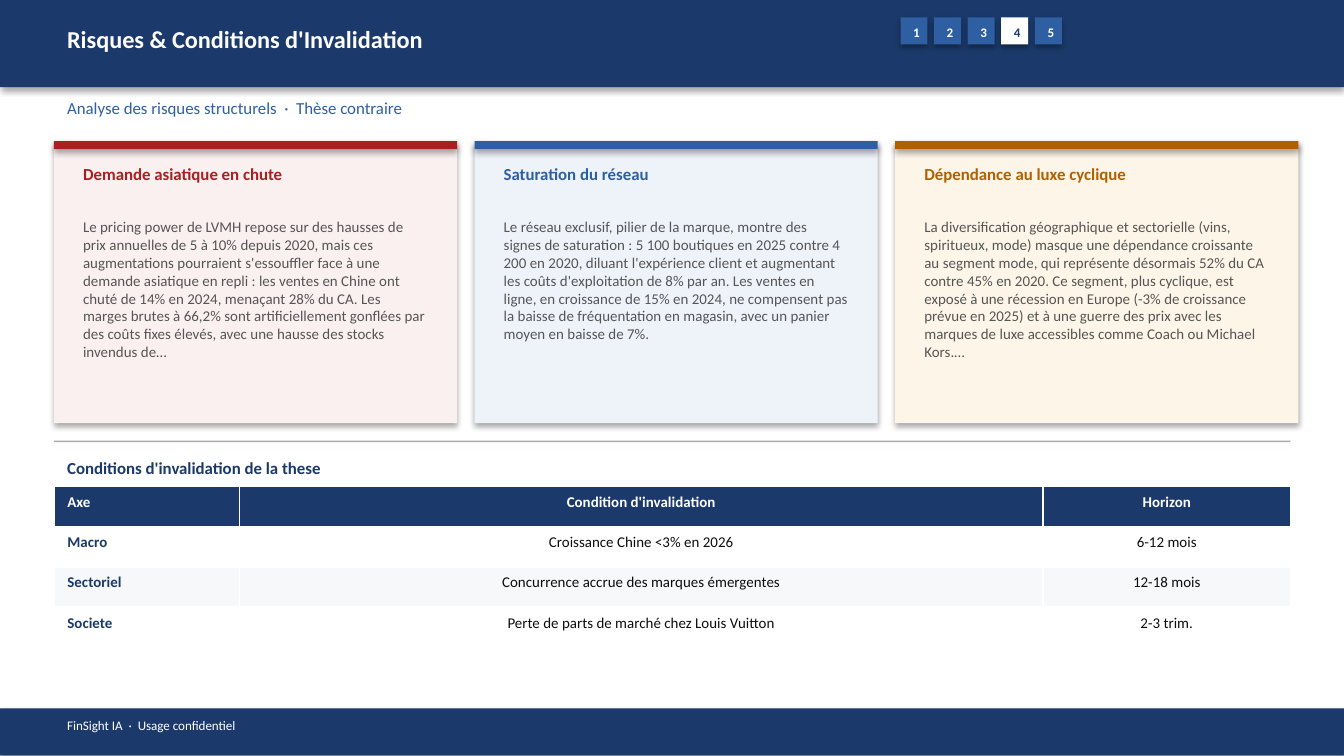
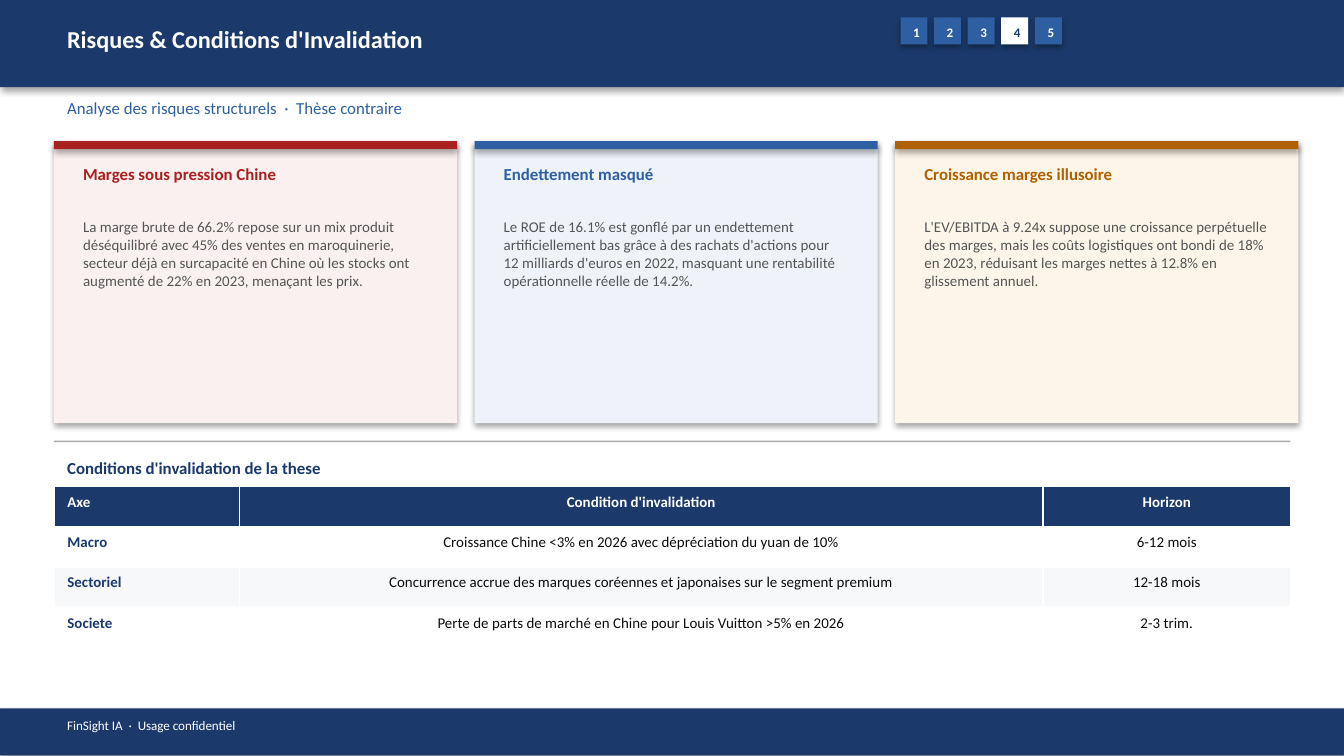
Before and after one commit to baptistejeh07-art/finsight-ia, a slide deck: slide 16 of preview/MC.PA/MC.PA_pitchbook.pptx. Drawn at 1344x756 pixels with LibreOffice and Linux fonts; fonts in the diff are those of the drawing. Boxes give left, top, right and bottom in pixels: in the first picture for what was removed or moved away, otherwise in the second. Text is boxed around its words. In the diff, an @@ line names an element or a change of style, - is before the commit and + after.

```diff
--- a/preview/MC.PA/MC.PA_pitchbook.pptx
+++ b/preview/MC.PA/MC.PA_pitchbook.pptx
@@ text at box(83, 168, 276, 183): text changed @@
-Demande asiatique en chute
+Marges sous pression Chine
@@ text at box(504, 168, 653, 183): text changed @@
-Saturation du réseau
+Endettement masqué
@@ text at box(924, 168, 1112, 183): text changed @@
-Dépendance au luxe cyclique
+Croissance marges illusoire
@@ text at box(83, 221, 410, 289): text changed @@
-Le pricing power de LVMH repose sur des hausses de prix annuelles de 5 à 10% depuis 2020, mais ces augmentations pourraient s'essouffler face à une demande asiatique en repli : les ventes en Chine ont chuté de 14% en 2024, menaçant 28% du CA. Les marges brutes à 66,2% sont artificiellement gonflées par des coûts fixes élevés, avec une hausse des stocks invendus de…
+La marge brute de 66.2% repose sur un mix produit déséquilibré avec 45% des ventes en maroquinerie, secteur déjà en surcapacité en Chine où les stocks ont augmenté de 22% en 2023, menaçant les prix.
@@ text at box(504, 221, 835, 289): text changed @@
-Le réseau exclusif, pilier de la marque, montre des signes de saturation : 5 100 boutiques en 2025 contre 4 200 en 2020, diluant l'expérience client et augmentant les coûts d'exploitation de 8% par an. Les ventes en ligne, en croissance de 15% en 2024, ne compensent pas la baisse de fréquentation en magasin, avec un panier moyen en baisse de 7%.
+Le ROE de 16.1% est gonflé par un endettement artificiellement bas grâce à des rachats d'actions pour 12 milliards d'euros en 2022, masquant une rentabilité opérationnelle réelle de 14.2%.
@@ text at box(924, 221, 1266, 289): text changed @@
-La diversification géographique et sectorielle (vins, spiritueux, mode) masque une dépendance croissante au segment mode, qui représente désormais 52% du CA contre 45% en 2020. Ce segment, plus cyclique, est exposé à une récession en Europe (-3% de croissance prévue en 2025) et à une guerre des prix avec les marques de luxe accessibles comme Coach ou Michael Kors.…
+L'EV/EBITDA à 9.24x suppose une croissance perpétuelle des marges, mais les coûts logistiques ont bondi de 18% en 2023, réduisant les marges nettes à 12.8% en glissement annuel.
@@ table at box(54, 487, 1290, 648) @@
-row 2, column 2: Croissance Chine <3% en 2026
+row 2, column 2: Croissance Chine <3% en 2026 avec dépréciation du yuan de 10%
-row 3, column 2: Concurrence accrue des marques émergentes
+row 3, column 2: Concurrence accrue des marques coréennes et japonaises sur le segment premium
-row 4, column 2: Perte de parts de marché chez Louis Vuitton
+row 4, column 2: Perte de parts de marché en Chine pour Louis Vuitton >5% en 2026
```
Also in this commit, not shown: 13 other slides changed, 3 other files.
